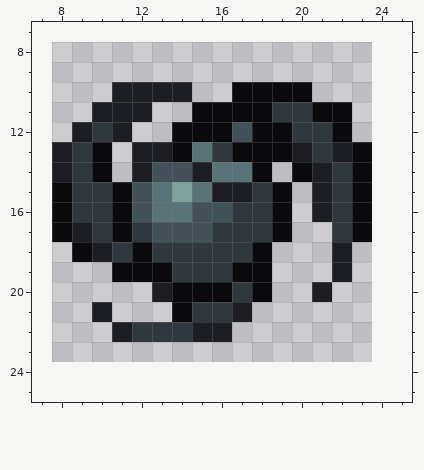
Pixel-art sprite -- src/main/resources/assets/unofficial-monumenta-mod/textures/abilities/steelsage/gravity_bomb.png. This is how it looked before the edit.
The file is 16x16 pixels. Colours within 5 levels of each other are drawn and written as one. Shown: x 7..25, y 7..25. The old version is drawn lined up with the new one, on the new canvas.
Once edited:
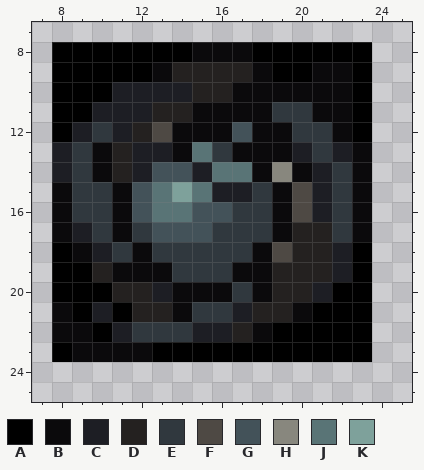
Palette (. is transparent): A #000000  B #0b0a0c  C #1d1e24  D #242120  E #30383e  F #4e4944  G #435259  H #88877e  J #597476  K #7ea19b
Changes in this commit:
canvas 16x16 -> 32x32, the old top-left corner now at 8,8
The edit adds colour A in row 8 at x 8 to 14 and 18 to 23; in row 9 at x 8 to 12, 19 to 20 and 23; in row 10 at x 8 to 10 and 23; in row 11 at x 8 to 9 and 23; in row 12 at x 8 and 23; in row 18 at x 8 and 23.
The edit adds colour A in row 19 at x 8 to 9 and 23; in row 20 at x 8 to 10 and 22 to 23; in row 21 at x 9, 11 and 21 to 23; in row 22 at x 10 and 19 to 23; in row 23 at x 8 and 13 to 23.
The edit adds colour B in row 8 at x 15 to 17; in row 9 at x 13, 18 and 21 to 22; in row 10 at x 21 to 22; in row 21 at x 8 and 20; in row 22 at x 8 to 9 and 18; in row 23 at x 9 to 12.
The edit adds colour D in row 9 at x 14 to 17; in row 10 at x 15 to 16; in row 11 at x 13 to 14; in row 12 at x 12; in rows 13 to 14 at x 11; in rows 17 to 18 at x 20 to 21.
The edit adds colour D in row 19 at x 10 and 19 to 21; in row 20 at x 11 to 12 and 19 to 20; in row 21 at x 12 to 13 and 18 to 19; in row 22 at x 17.
The edit adds colour F in row 12 at x 13; in rows 15 to 16 at x 20; in row 18 at x 19.
The edit adds colour H in row 14 at x 19.
Pixel boxes of the changes (left, top, right, bottom) in both pictures:
added: (52, 42, 372, 362)
